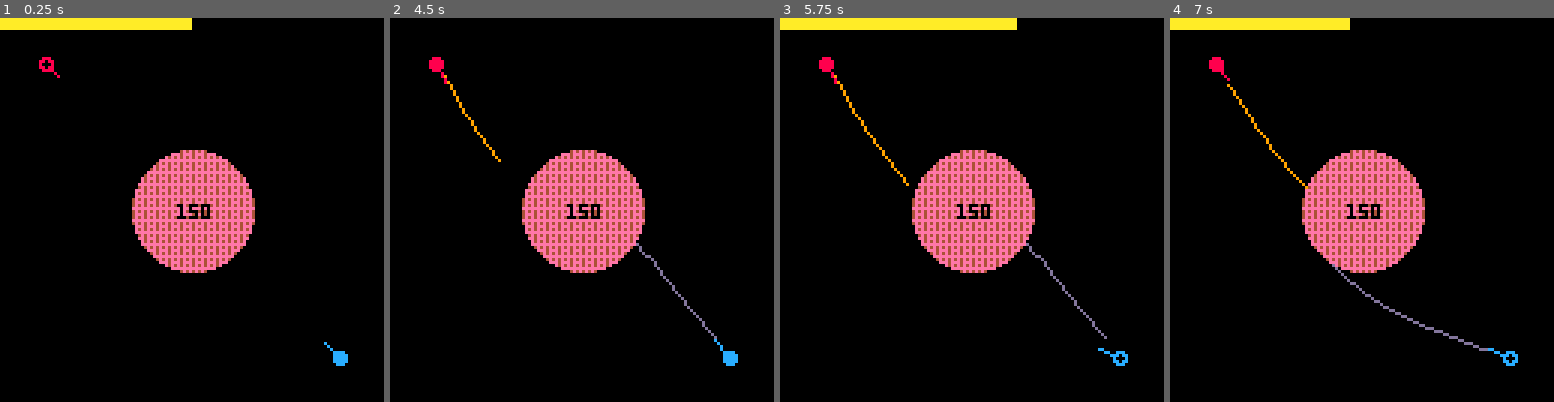
Above: before the commit, frames 1-4 (left to right).
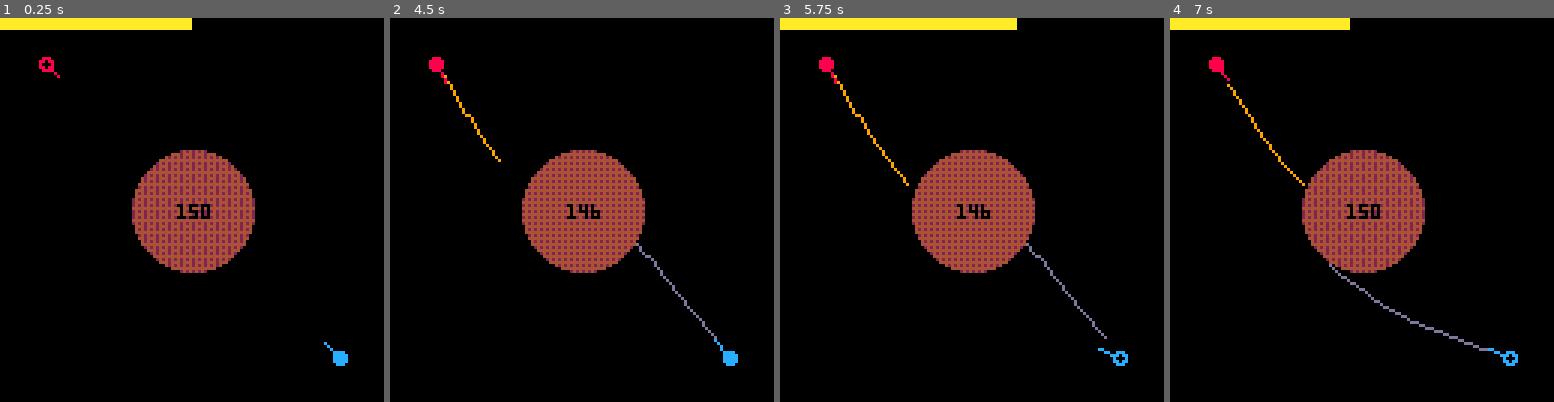
Above: after the commit, the same moments.

Repository: alxgnon/pico-8
Game: PICO-8 cartridge gravitywar.p8
Same seed, same stepped clock (60 frames per second), same inputs: the game is played once before the commit and once after it.
Inputs:
- Up to frame 1 (0.25 s): no input
- Up to frame 2 (4.5 s): tap O (Z key) at 0.33, 0.7, 1.43, 2.22, 3.1, 3.98 s; tap X (X key) at 1.07, 2.07, 2.4, 2.73, 3.07, 3.4, 3.73, 4.07, 4.4 s; hold Left 1.97-2.37 s; hold P2 Right 1.97-2.37 s; hold Down 2.42-2.82 s; hold P2 Up 2.42-2.82 s; hold Right 2.87-3.53 s; hold P2 Left 2.87-3.53 s; hold Up 3.58-4.08 s; hold P2 Down 3.58-4.08 s; hold Right from 4.13 s (still down); hold P2 Left from 4.13 s (still down)
- Up to frame 3 (5.75 s): release Right at 4.53 s; release P2 Left at 4.53 s; hold Down 4.58-5.08 s; hold P2 Up 4.58-5.08 s; tap X (X key) every 0.33 s from 4.73 to 5.73 s; tap O (Z key) at 4.87 s; hold Left from 5.13 s (still down); hold P2 Right from 5.13 s (still down)
- Up to frame 4 (7 s): tap O (Z key) at 5.75, 6.63 s; release Left at 5.8 s; release P2 Right at 5.8 s; hold Up 5.85-6.18 s; hold P2 Down 5.85-6.18 s; tap X (X key) at 6.07, 6.4, 6.73 s; hold Left 6.23-6.63 s; hold P2 Right 6.23-6.63 s; hold Down from 6.68 s (still down); hold P2 Up from 6.68 s (still down)

The runs differ from the first frame. In frame 1, 7.8% of the frame differs, in the area x 34-67%, y 34-67%; in frame 2, 7.4%; in frame 3, 7.4%; in frame 4, 8.0%, in the area x 23-67%, y 30-80%.

Commit message:
Gravity : Moved planet drawing and shot simulation in functions

Diff:
--- a/gravitywar.p8
+++ b/gravitywar.p8
@@ -35,8 +35,6 @@
 		y = y,
 		r = r,
 		mass = mass,
-		dither_idx = flr((mass/4)%16 + 1),
-		color_idx = flr((mass/4)/16),
 	}
 end
 
@@ -68,41 +66,44 @@
 
 function sqr(x) return x * x end
 
-function _update()
-	if playing == 0 then
-		for a in all(shots) do
-			a.ox = a.x
-			a.oy = a.y
-			a.x += a.dx
-			a.y += a.dy
+function simulate_shots()
+	for a in all(shots) do
+		a.ox = a.x
+		a.oy = a.y
+		a.x += a.dx
+		a.y += a.dy
 
-			for b in all(players) do
-				if collides(a, b) then
-					del(shots, a)
-					del(players, b)
-				end
+		for b in all(players) do
+			if collides(a, b) then
+				del(shots, a)
+				del(players, b)
 			end
+		end
 
-			for b in all(planets) do
-				local d = atan2(b.x-a.x,b.y-a.y,a.x,a.y)
-				local grav = b.mass / abs(sqr(b.x-a.x)+sqr(b.y-a.y))
-				a.dx += grav * cos(d)
-				a.dy += grav * sin(d)
+		for b in all(planets) do
+			local d = atan2(b.x-a.x,b.y-a.y,a.x,a.y)
+			local grav = b.mass / abs(sqr(b.x-a.x)+sqr(b.y-a.y))
+			a.dx += grav * cos(d)
+			a.dy += grav * sin(d)
 
-				if collides(a, b) then
-					del(shots, a)
-				end
-			end
-
-			if a.x < 0 or a.x > 128 or a.y < 0 or a.y > 128 then
+			if collides(a, b) then
 				del(shots, a)
 			end
 		end
 
-		if #shots == 0 then
-			playing += 1
+		if a.x < 0 or a.x > 128 or a.y < 0 or a.y > 128 then
+			del(shots, a)
 		end
+	end
 
+	if #shots == 0 then
+		playing += 1
+	end
+end
+
+function _update()
+	if playing == 0 then
+		simulate_shots()
 		return
 	end
 
@@ -113,6 +114,9 @@
 	if (btn"1") a.d -= 0.005
 	if (btn"2") a.power += 0.03
 	if (btn"3") a.power -= 0.03
+
+	if(btnp(2, 1)) planets[1].mass += 4
+	if(btnp(3, 1)) planets[1].mass -= 4
 
 	a.power = max(min(a.power, 2), 0)
 
@@ -143,6 +147,22 @@
 	end
 end
 
+function draw_planets()
+	for a in all(planets) do
+		local dither_idx = flr((a.mass/4)%16 + 1)
+		local color_idx = flr((a.mass/4)/16 + 1)
+		local color1 = planet_colors[min(color_idx, #planet_colors)]
+		local color2 = planet_colors[min(color_idx + 1, #planet_colors)]
+		local dither = rylander_dither[dither_idx]
+
+		local color = color1 + (color2 * 0x10)
+		fillp(dither)
+		circfill(a.x, a.y, a.r, color)
+		print(a.mass, a.x - 5, a.y - 2, 0)
+		fillp(0)
+	end
+end
+
 function maybe_clear()
 	if playing == 0 then
 		if not cleared then
@@ -161,14 +181,7 @@
 		line(a.ox, a.oy, a.x, a.y, a.col + 1)
 	end
 
-	for a in all(planets) do
-		local color = planet_colors[a.color_idx]
-		color += planet_colors[a.color_idx + 1] * 16
-		fillp(rylander_dither[a.dither_idx])
-		circfill(a.x, a.y, a.r, color)
-		print(a.mass, a.x - 5, a.y - 2, 0)
-		fillp(0)
-	end
+	draw_planets()
 
 	draw_players()
 
